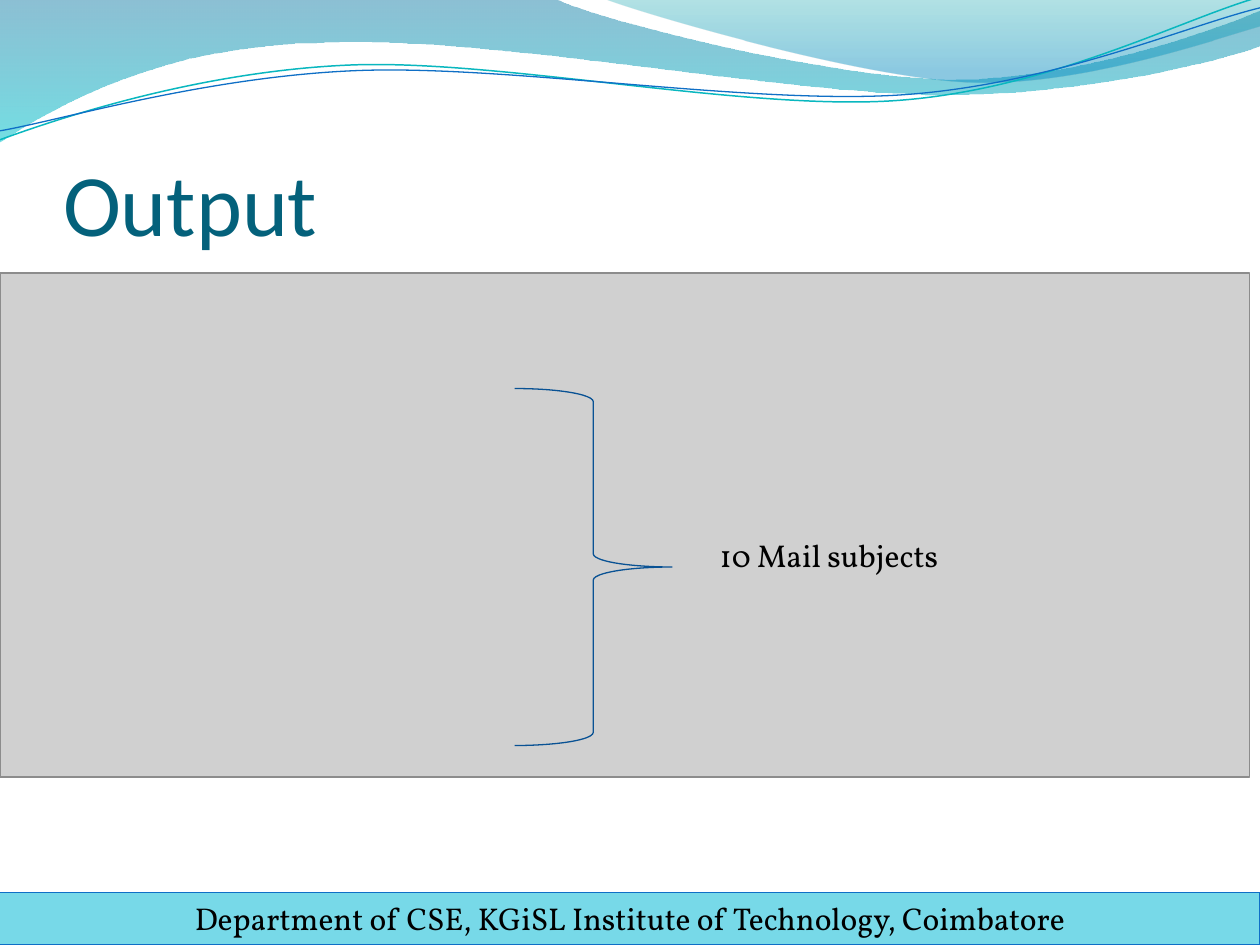
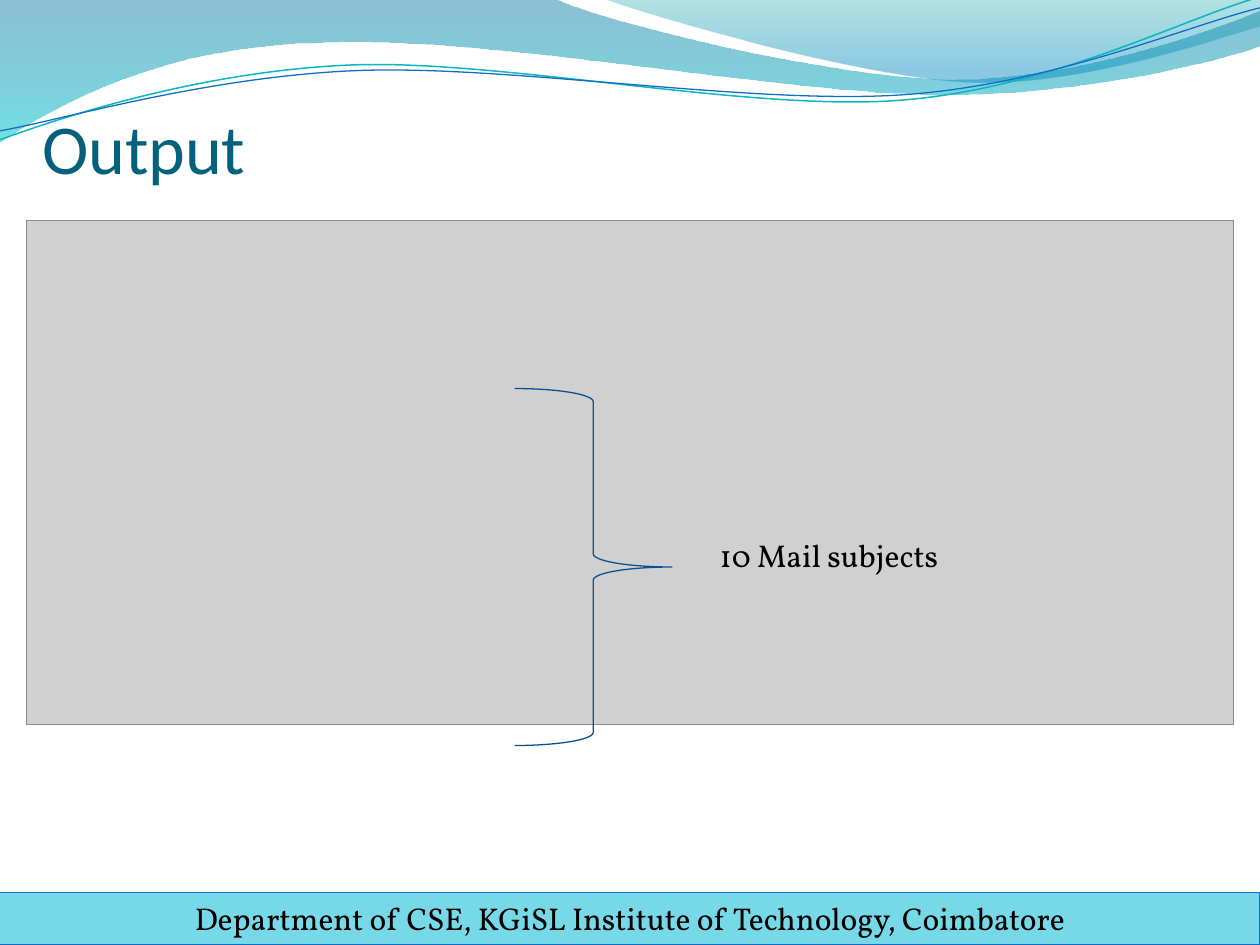
Before and after one commit to sanjay-rb/Ticket-Assignment-Automation, a slide deck: slide 16 of Ticket_Automation/WS/Docs/PPT/final_review_template.pptx. Drawn at 1260x945 pixels with LibreOffice and Linux fonts; fonts in the diff are those of the drawing; grey boxes stand for pictures; background and template pictures are left out. Boxes give left, top, right and bottom in pixels: in the first picture for what was removed or moved away, otherwise in the second. Text is boxed around its words. In the diff, an @@ line names an element or a change of style, - is before the commit and + after.

```diff
--- a/Ticket_Automation/WS/Docs/PPT/final_review_template.pptx
+++ b/Ticket_Automation/WS/Docs/PPT/final_review_template.pptx
@@ title "Output": place and size @@
-title "Output" at [63, 179, 317, 250]
+title "Output" at [42, 116, 245, 186]
@@ title "Output" at [42, 116, 245, 186]: size 50 to 40 pt @@
@@ picture: place and size @@
-picture at [0, 273, 1250, 777]
+picture at [26, 220, 1234, 724]
```
Also in this commit, not shown: 27 other slides changed, 6 other files.
